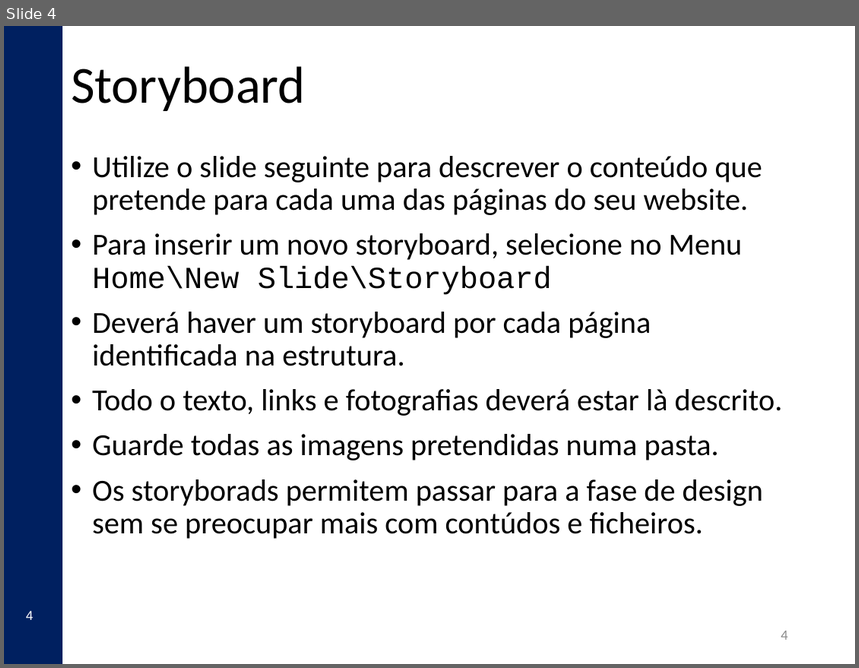
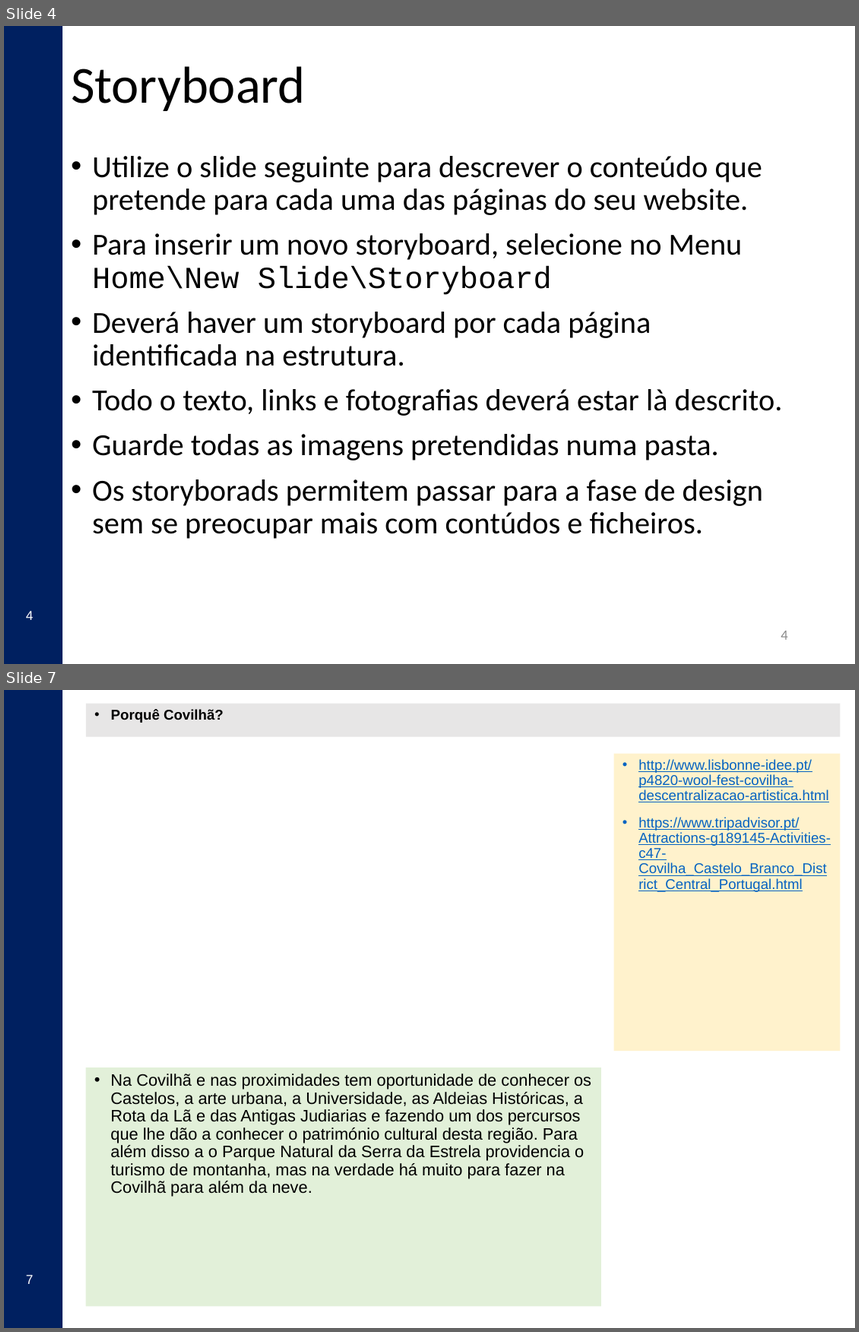
Before and after one commit to Gabulhas/CompWeb, a slide deck: UBI_CompWeb_2018_templates.pptx. Shown one above the other, each under a label of ours: slide 4 before the commit, slides 4 and 7 after it; the slides between them are not shown. The pictures are 859x668 and 859x1332 pixels, drawn with LibreOffice and Linux fonts; fonts in the diff are those of the drawing; background and template pictures are left out. Boxes give left, top, right and bottom in pixels: in the first picture for what was removed or moved away, otherwise in the second. Text is boxed around its words. In the diff, an @@ line names an element or a change of style, - is before the commit and + after.

```diff
--- a/UBI_CompWeb_2018_templates.pptx
+++ b/UBI_CompWeb_2018_templates.pptx
@@ slide 7 added at bbox=[4, 690, 855, 1328], background #FFFFFF; not listed: 3 template elements that a slide beside it also shows @@
@@ text added at bbox=[86, 704, 840, 737], fill #E7E6E6, 12 pt, text #000000, bold @@
+• Porquê Covilhã?
@@ text added at bbox=[614, 754, 841, 1051], fill #FFF2CC, 12 pt, text #0563C1, underline @@
+• http://www.lisbonne-idee.pt/p4820-wool-fest-covilha-descentralizacao-artistica.html
+• https://www.tripadvisor.pt/Attractions-g189145-Activities-c47-Covilha_Castelo_Branco_District_Central_Portugal.html
@@ text added at bbox=[86, 1068, 601, 1307], fill #E2F0D9, 14 pt, text #000000 @@
+• Na Covilhã e nas proximidades tem oportunidade de conhecer os Castelos, a arte urbana, a Universidade, as Aldeias Históricas, a Rota da Lã e das Antigas Judiarias e fazendo um dos percursos que lhe dão a conhecer o património cultural desta região. Para além disso a o Parque Natural da Serra da Estrela providencia o turismo de montanha, mas na verdade há muito para fazer na Covilhã para além da neve.
```
Also in this commit, not shown: 2 slides changed, 10 other slides added, 9 slides removed, 2 other files.
